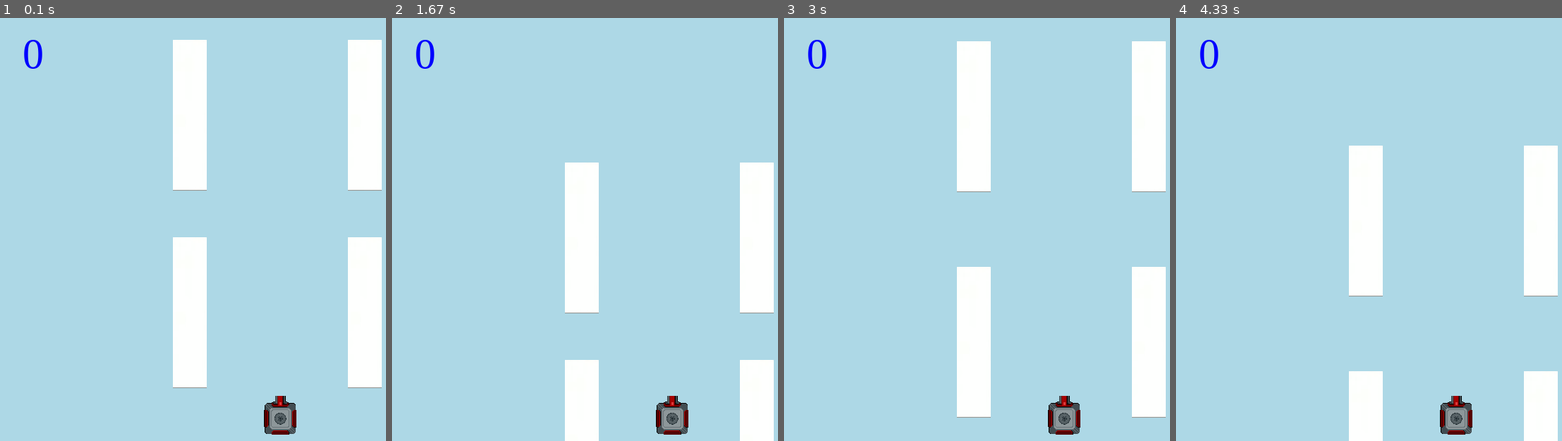
Above: before the commit, frames 1-4 (left to right).
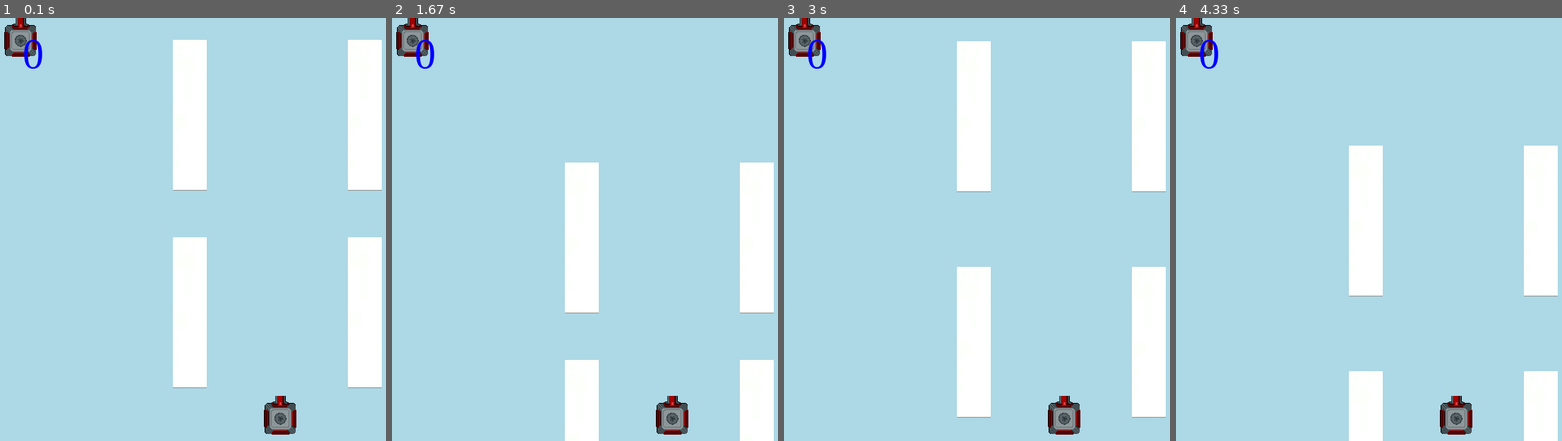
Above: after the commit, the same moments.

Repository: makuchaku/formula-one-racing-pygame
Game: pygame game, started from code/main.py
The game is run twice, just before and just after one commit, with the same random seed, the same clock (stepped at 60 frames per second) and the same inputs.
Inputs:
- Up to frame 1 (0.1 s): no input
- Up to frame 2 (1.67 s): no input
- Up to frame 3 (3 s): no input
- Up to frame 4 (4.33 s): no input

The runs differ from the first frame. In frame 1, 0.6% of the frame differs, in the area x 1-10%, y 0-10%; in frame 2, 0.6%; in frame 3, 0.6%; in frame 4, 0.6%.

Commit message:
Drawing obstacles at 0, 0.

Diff:
--- a/code/game.py
+++ b/code/game.py
@@ -4,6 +4,7 @@
 from divider import *
 import random
 import time
+from obstacle import *
 
 # width_or_height = 500
 screen_width = 800
@@ -17,8 +18,6 @@
 rockets = []
 dividers = []
 cars = []
-
-
 class Game:
 
     def __init__(self):
@@ -28,7 +27,8 @@
         pygame.font.init()
         window = pygame.display.set_mode((screen_width, screen_height))
         window.fill('light blue')
-
+        self.obstacle1 = Obstacle(self, 0, 0, sprite_box, "Obstacle1")
+        self.obstacle2 = Obstacle(self, 0, 0, sprite_box, "Obstacle2")
         # Init sound
         pygame.mixer.init()
         self.car = None
@@ -79,6 +79,11 @@
             # self.car.move_y(-1)
             # time.sleep(1/speed)
             self.car.draw()
+
+            # Draw obstacles
+            self.obstacle1.draw()
+            self.obstacle2.draw()
+
 
             for divider in dividers:
                 divider.move_y(1)
--- a/code/obstacle.py
+++ b/code/obstacle.py
@@ -0,0 +1,8 @@
+from sprite import *
+
+class Obstacle(Sprite):
+
+    def __init__(self, game, x, y, width, name):
+        sprite_position = 2
+        type = 'obstacle'
+        Sprite.__init__(self, game, x, y, width, sprite_position, name, type, 0)
